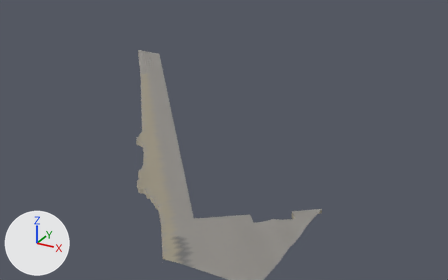
One commit to the glTF model gibraltar/data/build/tiles/T_W2_S1/terrain.glb: the scene before it, then after it.
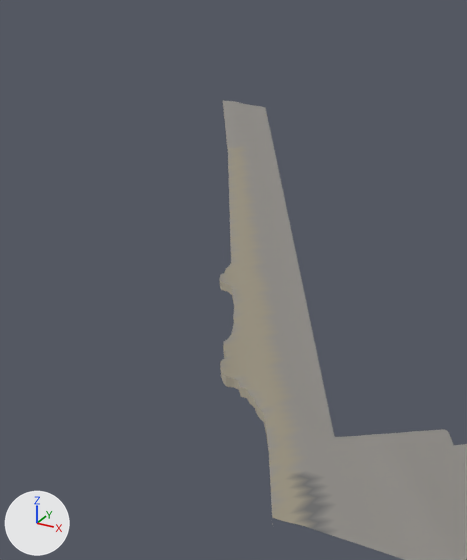
Each version is shown whole from a 50 mm lens placed at (662.0, -346.0, 290.0), pointed at (322.0, 273.0, -19.0), then close up on the part from 6% to 58% of the width and 0% to 100% of the height. The axes (+X, +Y, +Z) are drawn at lower left. The lights are the same throughout. The older version's two pictures come first. Vertices at exactly the same position are counted once.

Objects in the first close-up: 'T_W2_S1_terrain'.
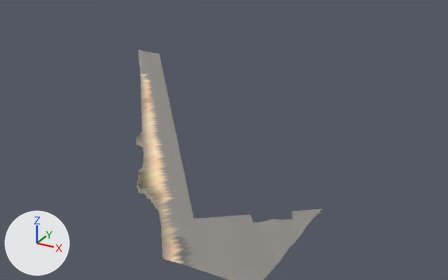
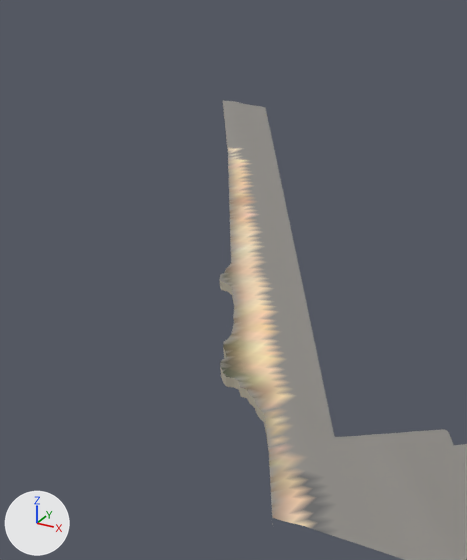
Edits to the scene script, one JSON object a line:
```json
{"block": "me_t_w2_s1_terrain", "where": "me_t_w2_s1_terrain.from_pydata(...)  # 2604 vertices, 3876 faces; spans x 28.0..500.0, y 0.0..500.0, z -4.0..3.0"}
{"block": "me_t_w2_s1_terrain", "where": "# used by ob_t_w2_s1_terrain; location = (0.0, 0.0, 0.0)"}
{"block": "me_t_w2_s1_terrain", "change": "me_t_w2_s1_terrain part 1: 323 faces centred in x 113.0..423.0, y 2.0..393.0, z 1.0..2.0 are repainted in the vertex colours; the middle colour goes from yellow #999280 to beige #ceb497"}
{"block": "me_t_w2_s1_terrain", "change": "me_t_w2_s1_terrain part 2: 297 faces centred in x 117.0..428.0, y 2.0..392.0, z 1.0..2.0 are repainted in the vertex colours; the middle colour goes from yellow #999280 to beige #edd0ab"}
{"block": "me_t_w2_s1_terrain", "change": "me_t_w2_s1_terrain part 3: 388 faces centred in x 110.0..433.0, y 0.0..398.0, z 1.0..3.0 are repainted in the vertex colours; the middle colour goes from yellow #999280 to yellow #928971"}
```

What differs and where, as boxes [x1, y1, x2, y2] in the close-ups (467 x 560 px):
```json
{"part": 1, "of": "me_t_w2_s1_terrain", "change": "recoloured", "before": [228, 147, 310, 520], "after": [228, 147, 310, 520]}
{"part": 2, "of": "me_t_w2_s1_terrain", "change": "recoloured", "before": [228, 148, 308, 525], "after": [228, 148, 308, 525], "on screen": "lighter"}
{"part": 3, "of": "me_t_w2_s1_terrain", "change": "recoloured", "before": [220, 146, 318, 529], "after": [220, 146, 318, 529]}
```
